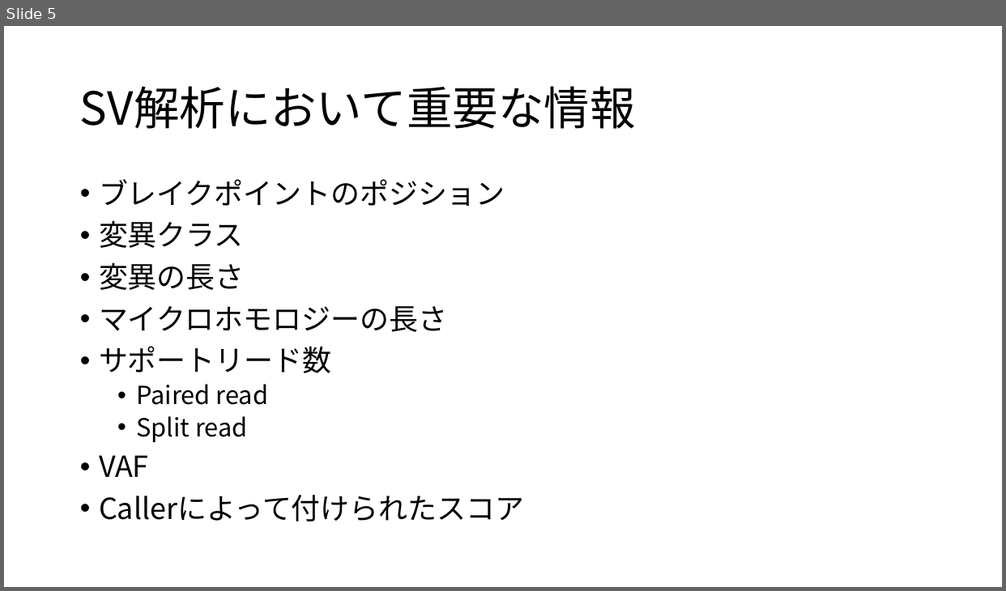
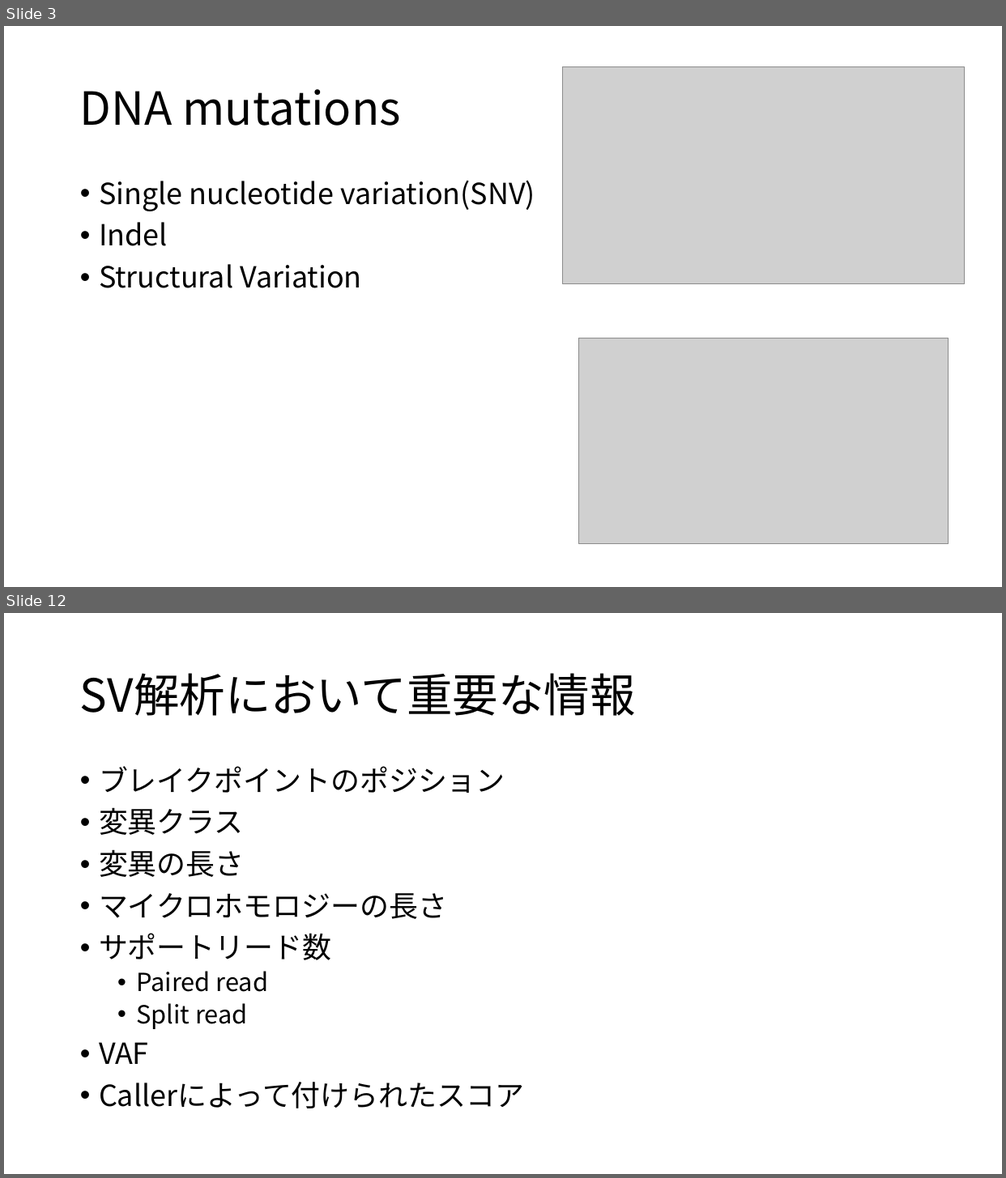
Before and after one commit to dermasugita/Viola-SV, a slide deck: resources/SV_parser.pptx. Shown one above the other, each under a label of ours: slide 5 before the commit, slides 3 and 12 after it; the slides between them are not shown. The pictures are 1006x591 and 1006x1178 pixels, drawn with LibreOffice and Linux fonts; fonts in the diff are those of the drawing; grey boxes stand for pictures. Boxes give left, top, right and bottom in pixels: in the first picture for what was removed or moved away, otherwise in the second. Text is boxed around its words. In the diff, an @@ line names an element or a change of style, - is before the commit and + after.

```diff
--- a/resources/SV_parser.pptx
+++ b/resources/SV_parser.pptx
@@ slide 3 added at (x1=4, y1=26, x2=1002, y2=587), background #FFFFFF @@
@@ picture added at (x1=562, y1=67, x2=964, y2=284) @@
@@ title added at (x1=80, y1=89, x2=401, y2=126), 44 pt, text #000000 @@
+DNA mutations
@@ text added at (x1=99, y1=180, x2=535, y2=288), 28 pt, text #000000 @@
+• Single nucleotide variation(SNV)
+• Indel
+• Structural Variation
@@ picture added at (x1=578, y1=338, x2=948, y2=544) @@
@@ what was slide 5 is now slide 12 @@
```
Also in this commit, not shown: 5 slides changed, 7 other slides added, 1 slide removed, 10 other files.
